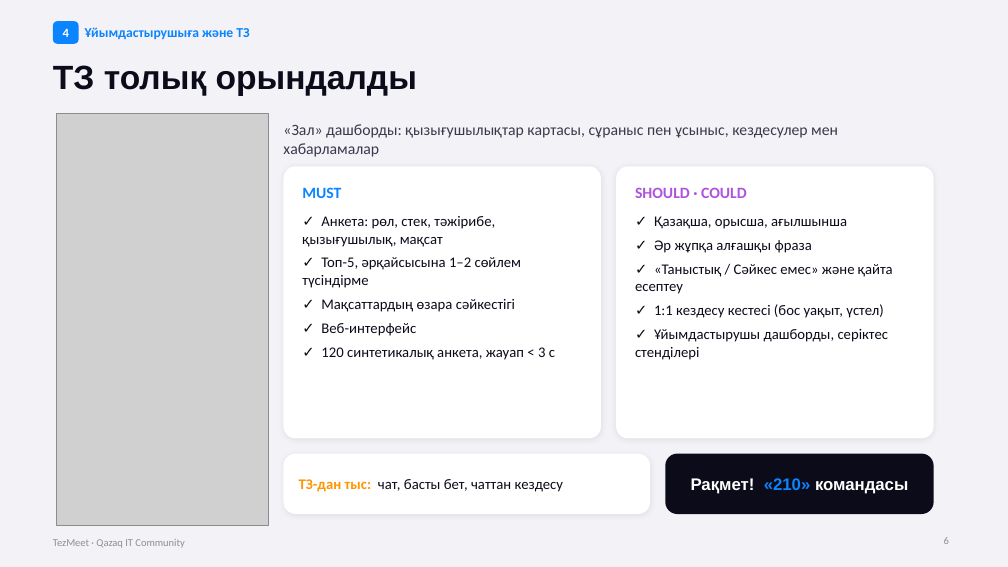
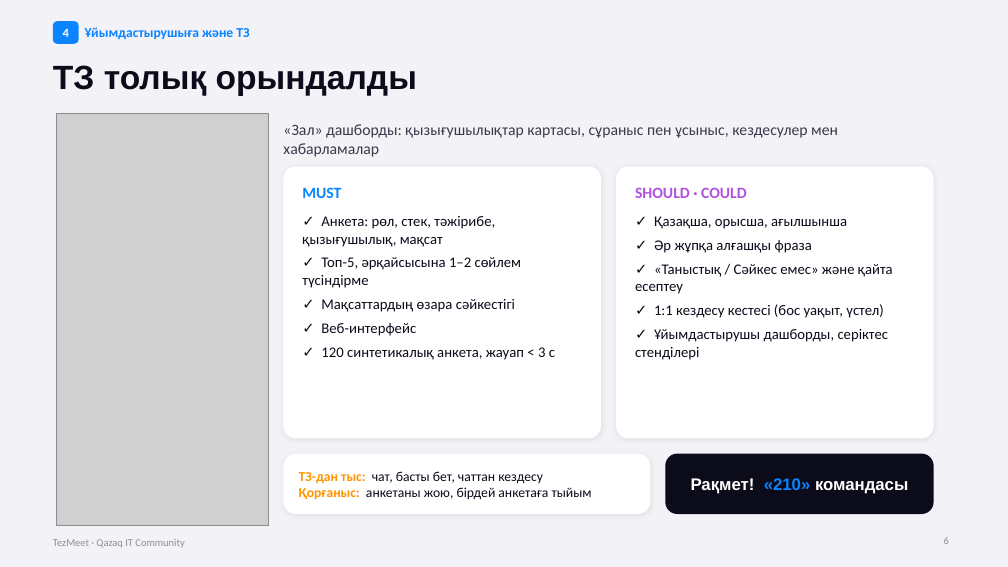
Before and after one commit to Armannn2121/tezmeet, a slide deck: slide 6 of presentation/TezMeet-qorgau.pptx. Drawn at 1008x567 pixels with LibreOffice and Linux fonts; fonts in the diff are those of the drawing; grey boxes stand for pictures; background and template pictures are left out. Boxes give left, top, right and bottom in pixels: in the first picture for what was removed or moved away, otherwise in the second. Text is boxed around its words. In the diff, an @@ line names an element or a change of style, - is before the commit and + after.

```diff
--- a/presentation/TezMeet-qorgau.pptx
+++ b/presentation/TezMeet-qorgau.pptx
@@ text at <box>299,471,543,484</box>: size 14 to 13 pt in "ТЗ-дан тыс: чат, басты бет, чаттан кездесу" @@
@@ text at <box>299,487,592,500</box>: paragraph added @@
+Қорғаныс: анкетаны жою, бірдей анкетаға тыйым
```
Also in this commit, not shown: 1 other file.
